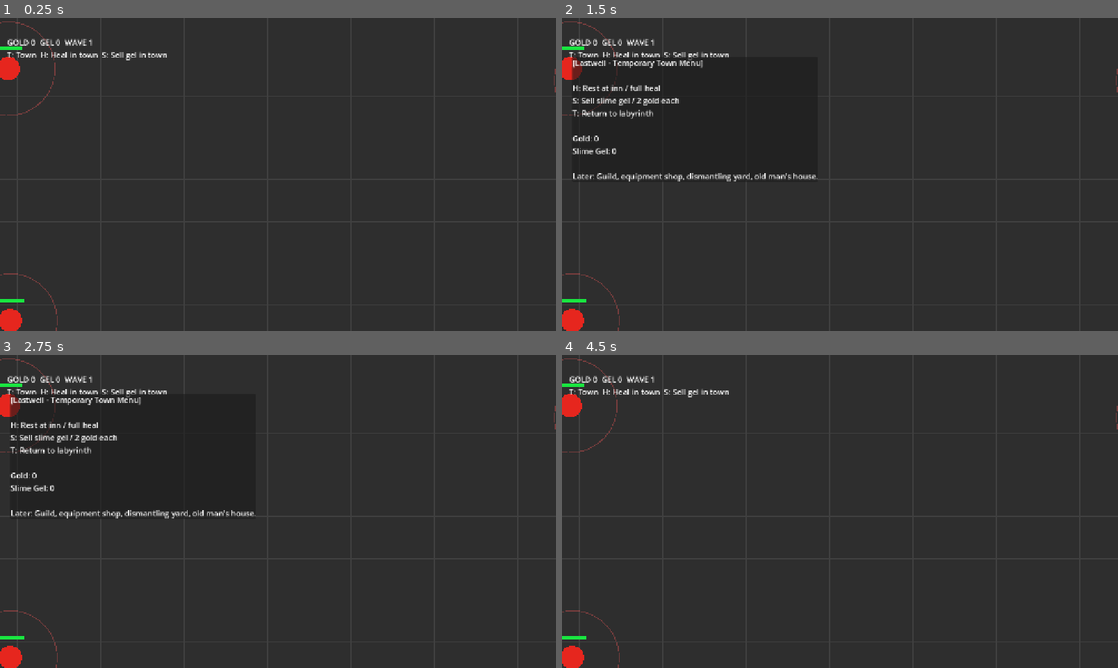
Above: before the commit, frames 1-4 (two rows, left to right).
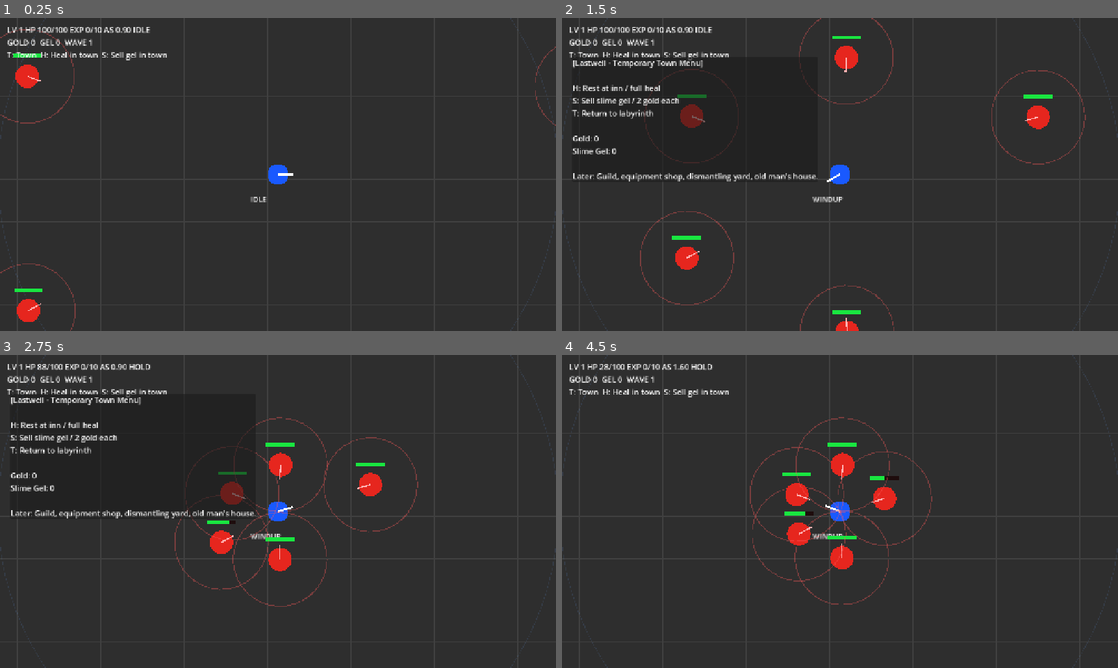
Above: after the commit, the same moments.

Repository: danyoon0760/last-archer
Game: Godot game, scene res://scenes/Main.tscn
Same seed, same stepped clock (60 frames per second), same inputs: the game is played once before the commit and once after it.
Inputs (mouse positions are in pixels of both pictures, inside the frame that each line leads up to):
- Up to frame 1 (0.25 s): no input
- Up to frame 2 (1.5 s): tap Enter at 0.5 s; move the mouse to (962, 158) at 0.52 s; hold W 0.53-1.28 s; tap T at 0.6 s; click (962, 158) at 0.67 s; move the mouse to (728, 190) at 1.27 s; hold S from 1.28 s (still down); tap H at 1.35 s
- Up to frame 3 (2.75 s): move the mouse to (333, 442) at 2.02 s; release S at 2.03 s; hold W from 2.03 s (still down); tap R at 2.1 s
- Up to frame 4 (4.5 s): move the mouse to (812, 574) at 2.77 s; tap E at 2.85 s; click (812, 574) at 2.92 s; move the mouse to (1006, 558) at 3.52 s; release W at 3.53 s; hold A from 3.53 s (still down); tap Q at 3.6 s; tap Space at 4.25 s; move the mouse to (673, 464) at 4.27 s; tap T at 4.35 s

The runs differ from the first frame. In frame 1, 2.2% of the frame differs, in the area x 0-100%, y 0-100%; in frame 2, 3.6%; in frame 3, 3.7%; in frame 4, 3.7%.
Error before the commit: Parse Error: Function "windup" has the same name as a previously declared function. (res://scripts/player_kite.gd:165)

Commit message:
Fix player kite windup function name conflict

Diff:
--- a/scripts/player_kite.gd
+++ b/scripts/player_kite.gd
@@ -65,7 +65,7 @@
 		S.CHASE: chase()
 		S.AMOVE: amove()
 		S.HOLD: hold_logic()
-		S.WINDUP: windup(d)
+		S.WINDUP: attack_windup(d)
 		S.RECOVER: recover(d)
 	move_and_slide(); queue_redraw()
 
@@ -116,13 +116,13 @@
 	if arrow_scene==null: return
 	resume=state; target=en; t=0; fired=false; velocity=Vector2.ZERO; set_s(S.WINDUP)
 
-func windup(d):
+func attack_windup(d):
 	velocity=Vector2.ZERO; t+=d
 	if not valid(target): lost(); return
 	if global_position.distance_to(target.global_position)>attack_range:
 		cancel(); set_s(S.CHASE); return
 	face(target.global_position)
-	if t>=windup():
+	if t>=windup_time():
 		shoot(); fired=true; last_shot=now(); t=0; set_s(S.RECOVER)
 
 func recover(d):
@@ -162,7 +162,7 @@
 func ready(): return now()>=last_shot+interval()
 func interval(): return 1.0/maxf(aspeed(),0.1)
 func aspeed(): return attack_speed+(0.7 if q>0 else 0.0)
-func windup(): return maxf(min_windup,interval()*windup_ratio)
+func windup_time(): return maxf(min_windup,interval()*windup_ratio)
 func now(): return Time.get_ticks_msec()/1000.0
 func valid(x): return x!=null and is_instance_valid(x) and x is Node2D and (x as Node2D).is_inside_tree()
 
